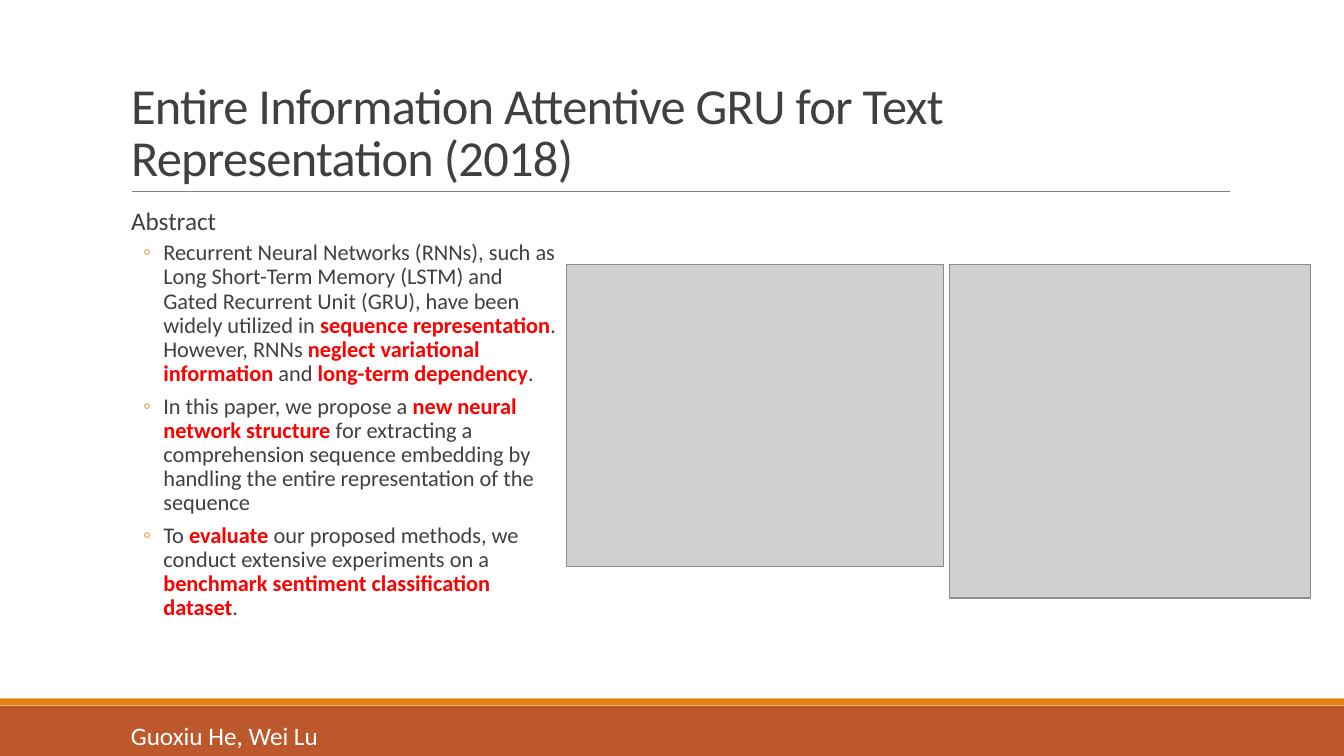
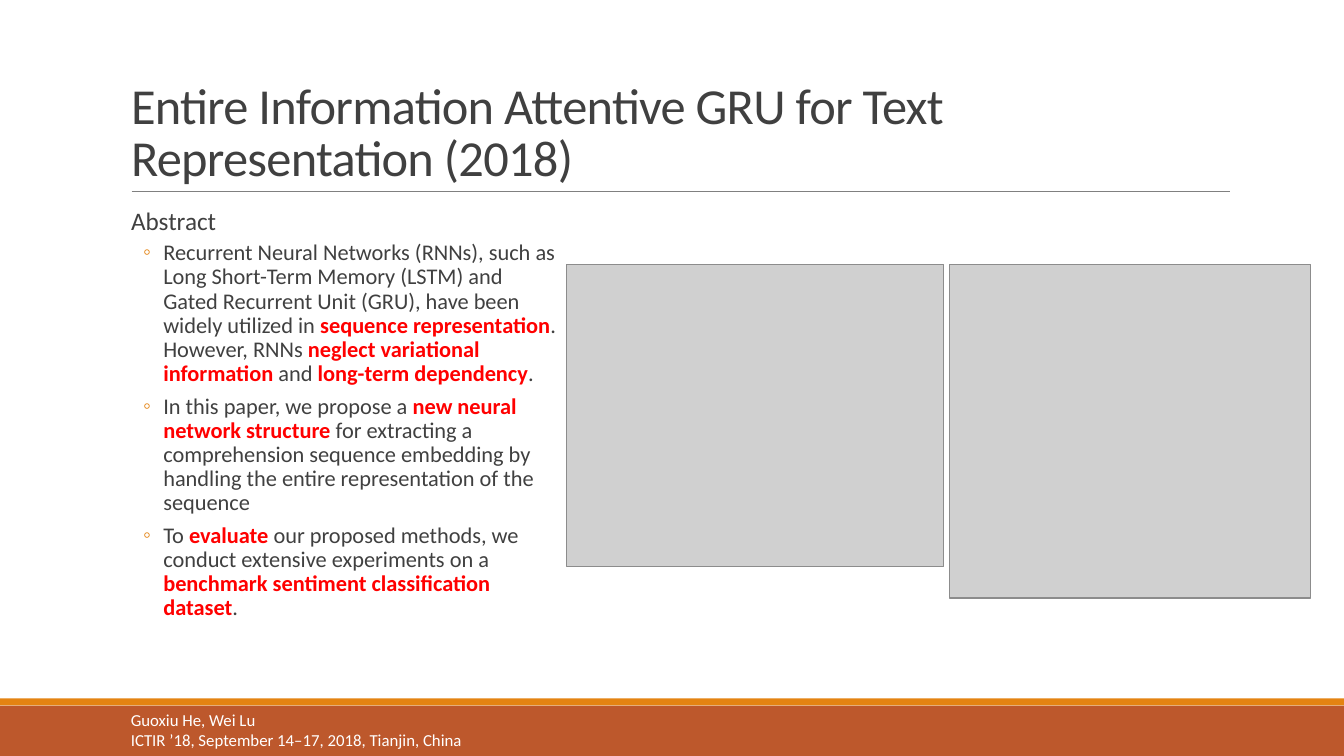
Before and after one commit to liangxh/grad, a slide deck: slide 6 of [报告] Text Emotion Detection.pptx. Drawn at 1344x756 pixels with LibreOffice and Linux fonts; fonts in the diff are those of the drawing; grey boxes stand for pictures. Boxes give left, top, right and bottom in pixels: in the first picture for what was removed or moved away, otherwise in the second. Text is boxed around its words. In the diff, an @@ line names an element or a change of style, - is before the commit and + after.

```diff
--- a/[报告] Text Emotion Detection.pptx
+++ b/[报告] Text Emotion Detection.pptx
@@ text "Guoxiu He, Wei Lu": place and size @@
-text "Guoxiu He, Wei Lu" at (131,727,318,748)
+text "Guoxiu He, Wei Lu" at (131,714,461,749)
@@ text at (131,714,255,728): size 18 to 12 pt in "Guoxiu He, Wei Lu" @@
@@ text at (131,734,461,749): paragraph added @@
+ICTIR ’18, September 14–17, 2018, Tianjin, China
```
Also in this commit, not shown: 11 other slides changed, 3 slides added, 5 other files.
